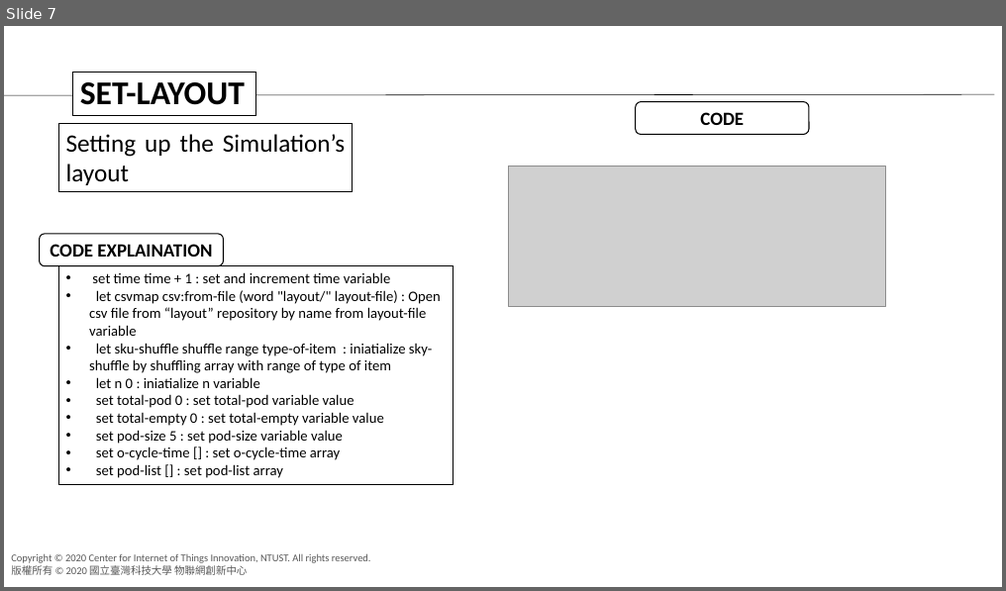
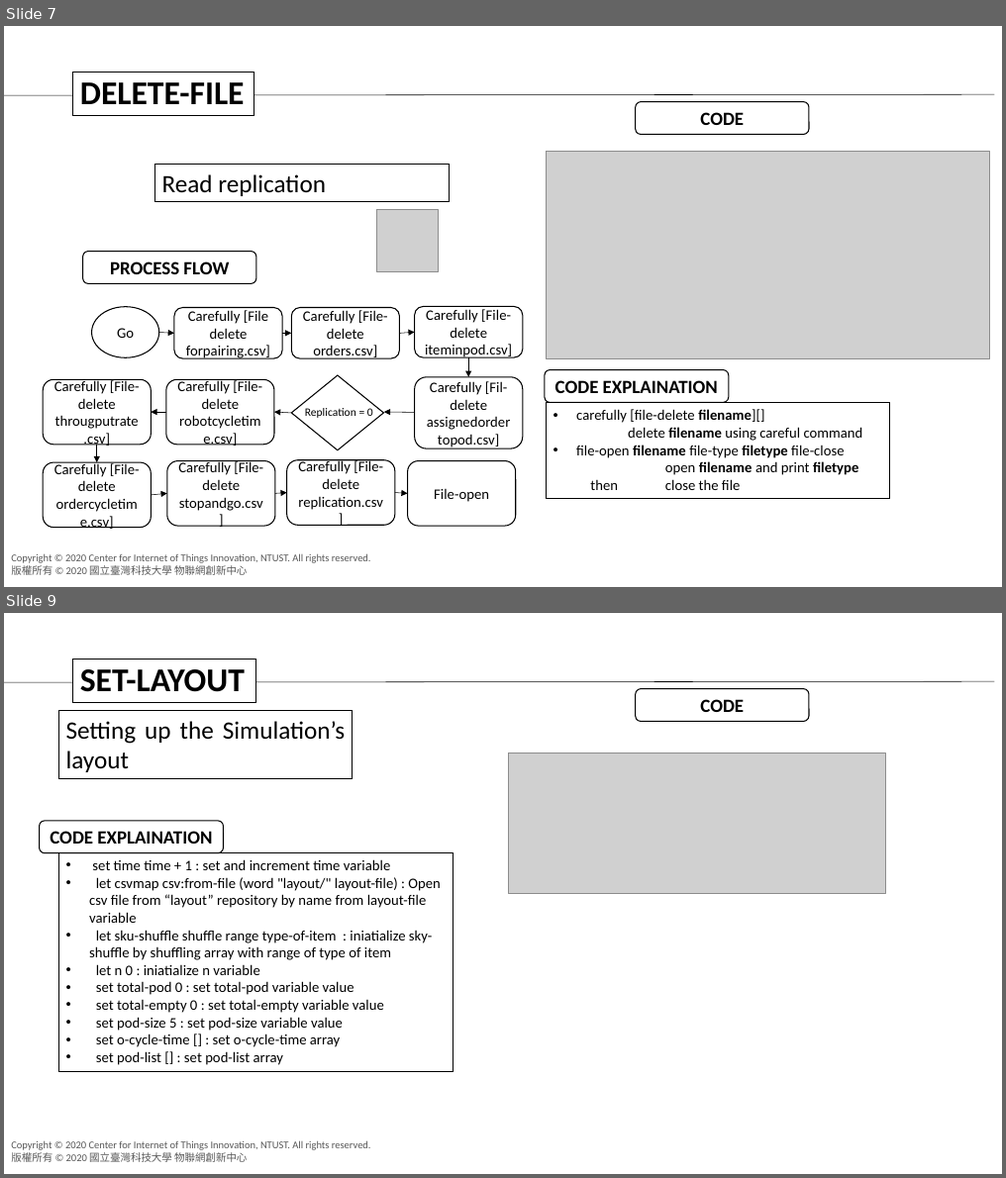
Before and after one commit to agnesyosephine/kiva, a slide deck: Tutorial/Code Learning-Ryanda.pptx. Shown one above the other, each under a label of ours: slide 7 before the commit, slides 7 and 9 after it; the slides between them are not shown. The pictures are 1006x591 and 1006x1178 pixels, drawn with LibreOffice and Linux fonts; fonts in the diff are those of the drawing; grey boxes stand for pictures; background and template pictures are left out. Boxes give left, top, right and bottom in pixels: in the first picture for what was removed or moved away, otherwise in the second. Text is boxed around its words. In the diff, an @@ line names an element or a change of style, - is before the commit and + after.

```diff
--- a/Tutorial/Code Learning-Ryanda.pptx
+++ b/Tutorial/Code Learning-Ryanda.pptx
@@ slide 7 added at [4,26,1002,587], background #FFFFFF; not listed: 2 template elements that a slide beside it also shows @@
@@ rectangle added at [73,72,254,116], fill #FFFFFF, outline #000000 0.75 pt, 32 pt, text #000000, bold @@
+DELETE-FILE
@@ line added from (4, 95) to (994, 95), #000000 0.5 pt @@
@@ rounded rectangle added at [636,101,810,135], fill #FFFFFF, outline #000000 1 pt, 18 pt, text #000000, bold @@
+CODE
@@ rectangle added at [154,165,449,202], outline #000000 0.75 pt, 24 pt, text #000000 @@
+Read replication
@@ picture added at [546,152,990,360] @@
@@ picture added at [377,210,439,272] @@
@@ rounded rectangle added at [82,252,256,284], fill #FFFFFF, outline #000000 1 pt, 18 pt, text #000000, bold @@
+PROCESS FLOW
@@ ellipse added at [91,307,159,358], fill #FFFFFF, outline #000000 1 pt, 14 pt, text #000000 @@
+Go
@@ rounded rectangle added at [174,307,282,359], fill #FFFFFF, outline #000000 1 pt, 14 pt, text #000000 @@
+Carefully [File delete forpairing.csv]
@@ rounded rectangle added at [291,307,399,359], fill #FFFFFF, outline #000000 1 pt, 14 pt, text #000000 @@
+Carefully [File-delete orders.csv]
@@ rounded rectangle added at [415,307,523,358], fill #FFFFFF, outline #000000 1 pt, 14 pt, text #000000 @@
+Carefully [File-delete iteminpod.csv]
@@ arrow added from (159, 332) to (174, 334), #000000 0.5 pt @@
@@ arrow added from (282, 334) to (291, 334), #000000 0.5 pt @@
@@ arrow added from (399, 334) to (415, 332), #000000 0.5 pt @@
@@ rounded rectangle added at [43,380,151,445], fill #FFFFFF, outline #000000 1 pt, 14 pt, text #000000 @@
+Carefully [File-delete througputrate.csv]
@@ rounded rectangle added at [166,380,274,445], fill #FFFFFF, outline #000000 1 pt, 14 pt, text #000000 @@
+Carefully [File-delete robotcycletime.csv]
@@ diamond added at [291,375,383,451], outline #000000 1 pt @@
@@ rounded rectangle added at [415,377,523,449], fill #FFFFFF, outline #000000 1 pt, 14 pt, text #000000 @@
+Carefully [Fil-delete assignedordertopod.csv]
@@ arrow added from (469, 358) to (469, 377), #000000 0.5 pt @@
@@ rounded rectangle added at [545,371,729,403], fill #FFFFFF, outline #000000 1 pt, 18 pt, text #000000, bold @@
+CODE EXPLAINATION
@@ text added at [305,408,373,418], 11 pt, text #000000 @@
+Replication = 0
@@ rectangle added at [546,402,890,498], outline #000000 0.75 pt, 14 pt, text #000000 @@
+• carefully [file-delete filename][]
+delete filename using careful command
+• file-open filename file-type filetype file-close
+  open filename and print filetype then close the file
@@ arrow added from (166, 412) to (151, 412), #000000 0.5 pt @@
@@ arrow added from (291, 413) to (274, 412), #000000 0.5 pt @@
@@ arrow added from (415, 412) to (384, 412), #000000 0.5 pt @@
@@ rounded rectangle added at [43,463,151,528], fill #FFFFFF, outline #000000 1 pt, 14 pt, text #000000 @@
+Carefully [File-delete ordercycletime.csv]
@@ arrow added from (97, 445) to (97, 463), #000000 0.5 pt @@
@@ rounded rectangle added at [167,461,275,526], fill #FFFFFF, outline #000000 1 pt, 14 pt, text #000000 @@
+Carefully [File-delete stopandgo.csv]
@@ rounded rectangle added at [287,461,395,525], fill #FFFFFF, outline #000000 1 pt, 14 pt, text #000000 @@
+Carefully [File-delete replication.csv]
@@ rounded rectangle added at [408,461,515,526], fill #FFFFFF, outline #000000 1 pt, 14 pt, text #000000 @@
+File-open
@@ arrow added from (151, 495) to (167, 494), #000000 0.5 pt @@
@@ arrow added from (275, 494) to (287, 493), #000000 0.5 pt @@
@@ arrow added from (395, 493) to (408, 494), #000000 0.5 pt @@
@@ what was slide 7 is now slide 9 @@
```
Also in this commit, not shown: 4 slides changed, 3 other slides added, 1 other file.
